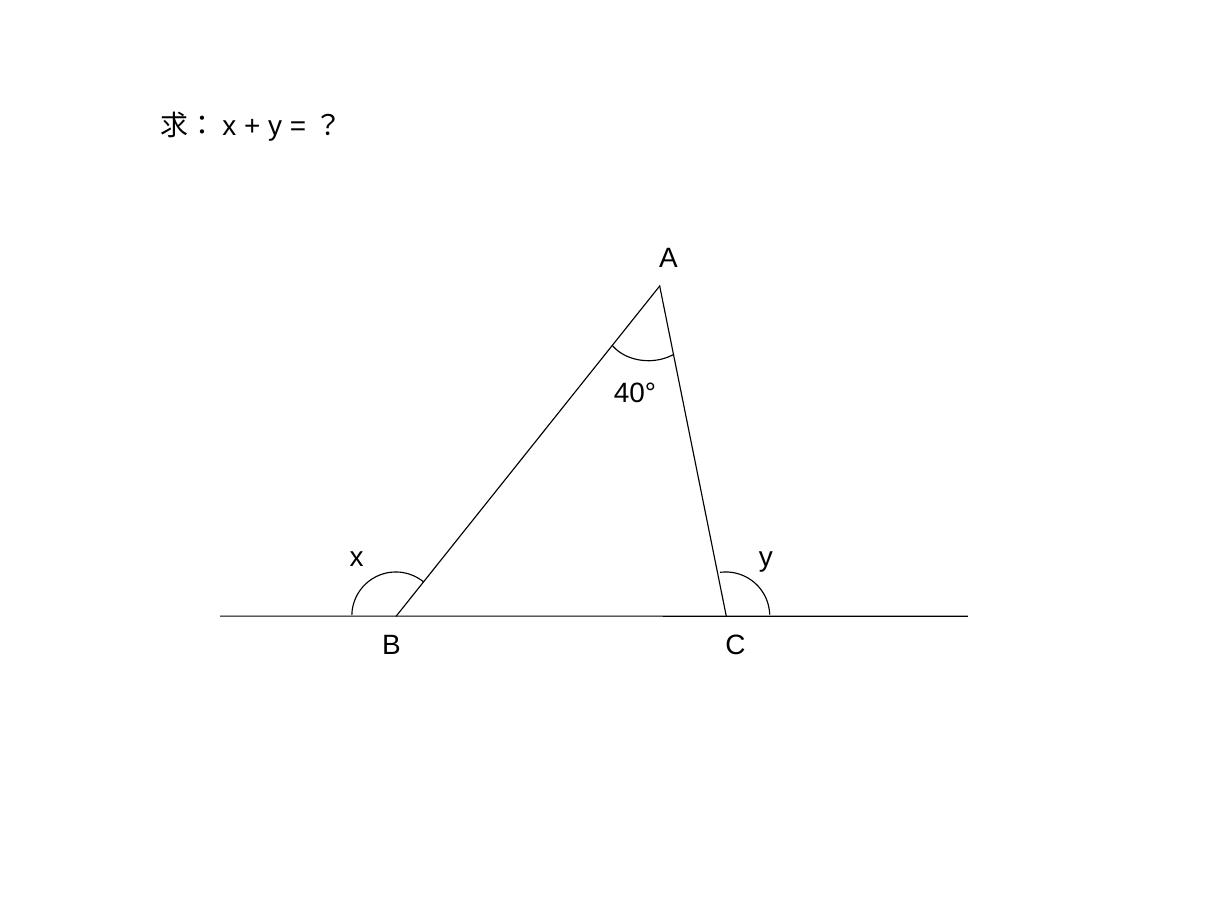
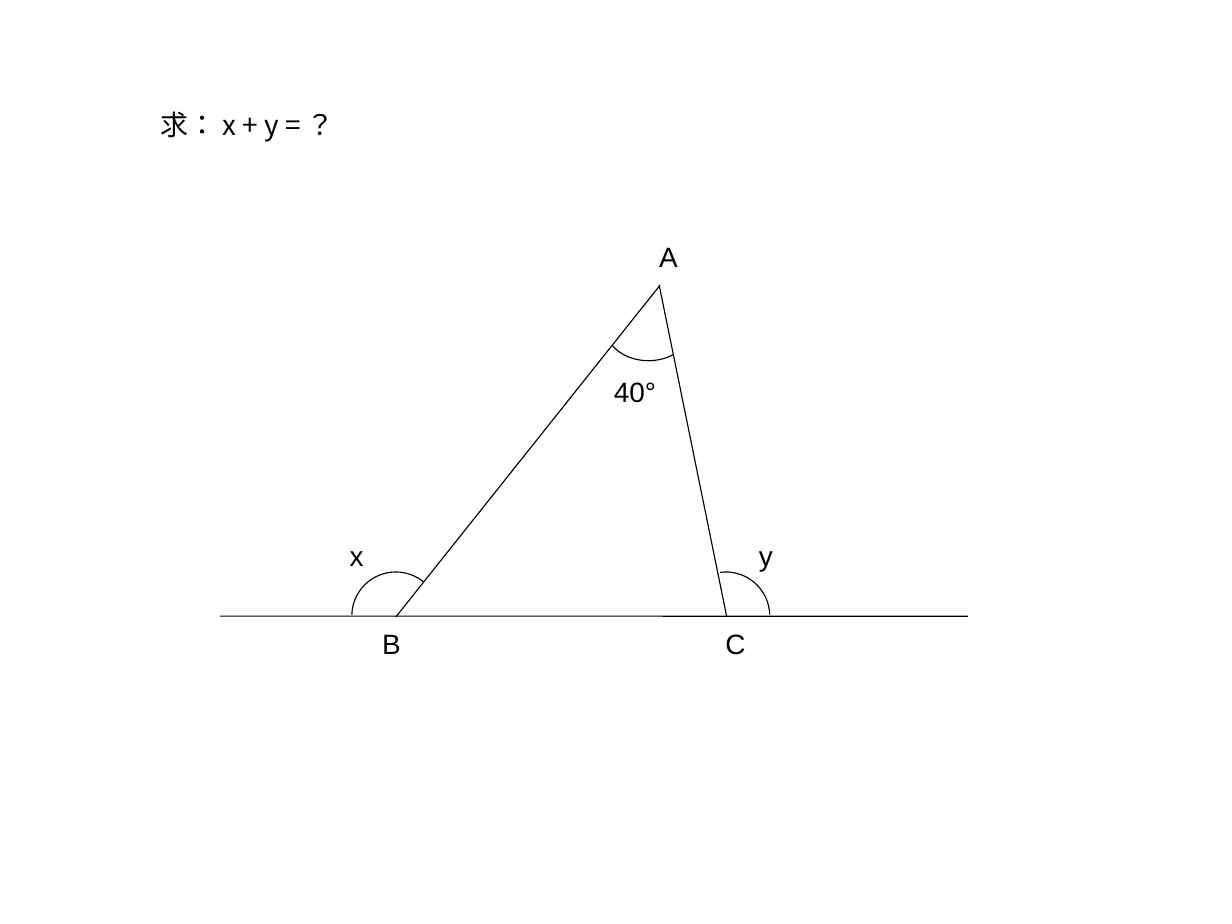
Before and after one commit to ericzhang/english-math, a slide deck: slide 2 of math/grade-7-下/7下数学北师大版-unit-4-三角形/7年级北师大版数学下册-unit-4-三角形-作业.ppt. Drawn at 1232x924 pixels with LibreOffice and Linux fonts; fonts in the diff are those of the drawing. Boxes give left, top, right and bottom in pixels: in the first picture for what was removed or moved away, otherwise in the second. Text is boxed around its words. In the diff, an @@ line names an element or a change of style, - is before the commit and + after.

```diff
--- a/math/grade-7-下/7下数学北师大版-unit-4-三角形/7年级北师大版数学下册-unit-4-三角形-作业.ppt
+++ b/math/grade-7-下/7下数学北师大版-unit-4-三角形/7年级北师大版数学下册-unit-4-三角形-作业.ppt
@@ text "求： x + y = ..." at (160,111,279,142): font Arial to Noto Sans CJK SC @@
```
Also in this commit, not shown: 1 other slide changed, 5 other files.
